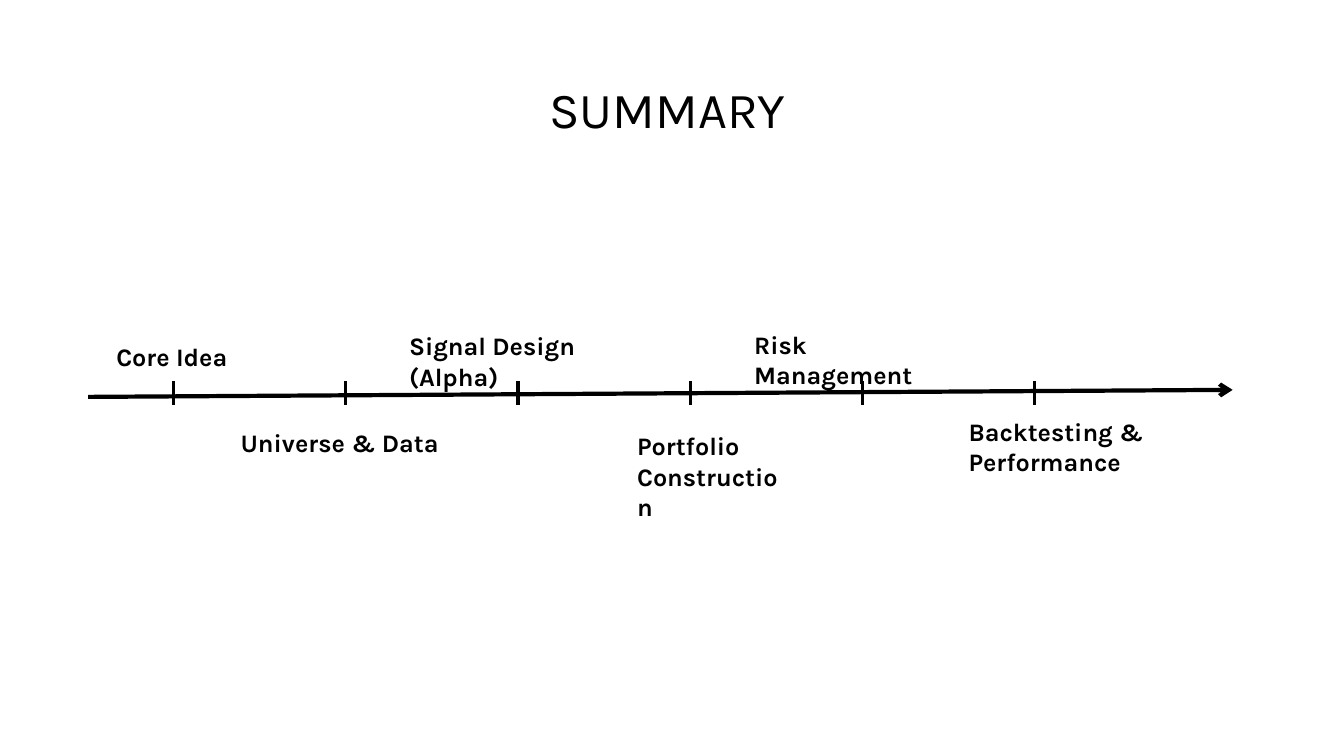
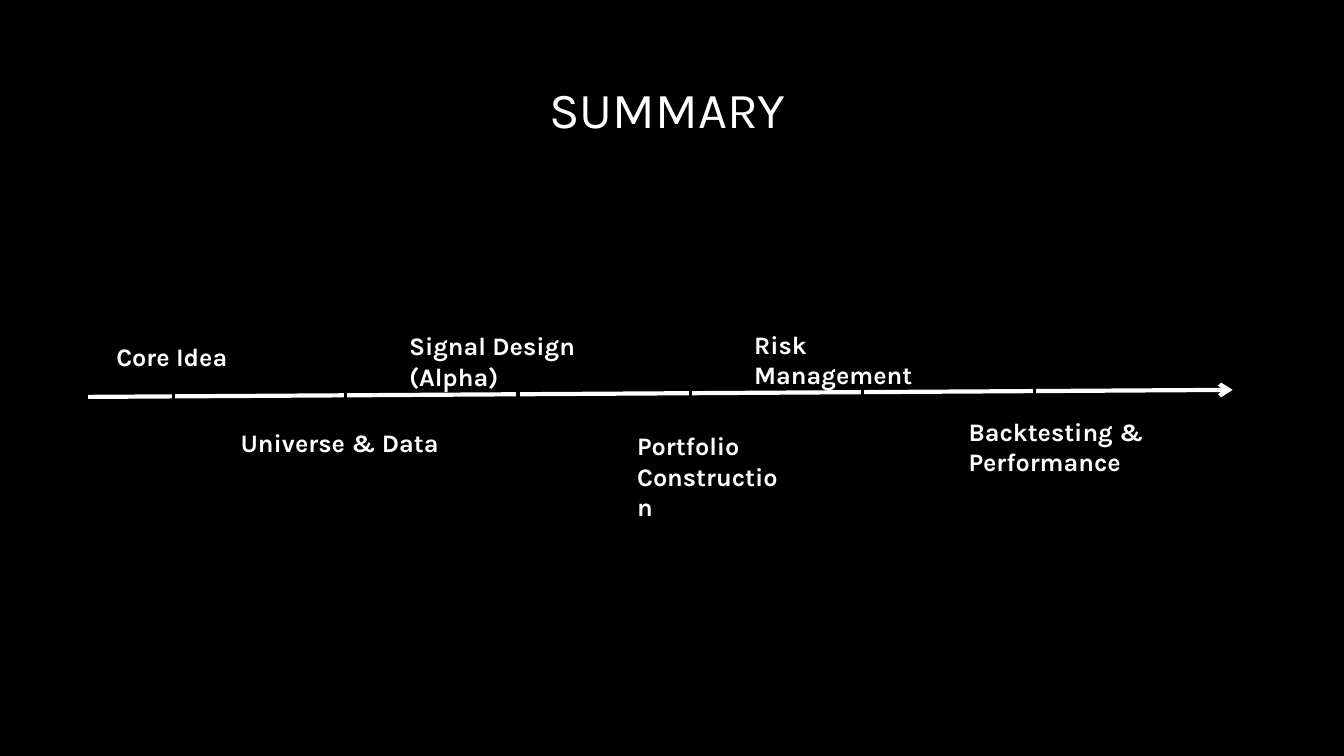
Before and after one commit to GeorgeMoschovis/Value-Quality-Momentum-Strategy, a slide deck: slide 2 of Presentation/Strategy_Pitch (2).pptx. Drawn at 1344x756 pixels with LibreOffice and Linux fonts; fonts in the diff are those of the drawing. Boxes give left, top, right and bottom in pixels: in the first picture for what was removed or moved away, otherwise in the second. Text is boxed around its words. In the diff, an @@ line names an element or a change of style, - is before the commit and + after.

```diff
--- a/Presentation/Strategy_Pitch (2).pptx
+++ b/Presentation/Strategy_Pitch (2).pptx
@@ background #FFFFFF to #000000 @@
@@ arrow (89, 397) - (1233, 390): stroke #000000 3 pt to #FFFFFF 3 pt @@
@@ text colour #000000 to #FFFFFF in 7 elements at <box>549,95,785,129</box>, <box>116,348,227,367</box>, <box>241,434,439,453</box>, <box>409,337,575,392</box>, <box>637,437,739,456</box>, <box>754,336,912,391</box>, <box>969,423,1121,472</box> @@
```
Also in this commit, not shown: 8 other slides changed, 3 slides added, 6 other files.
